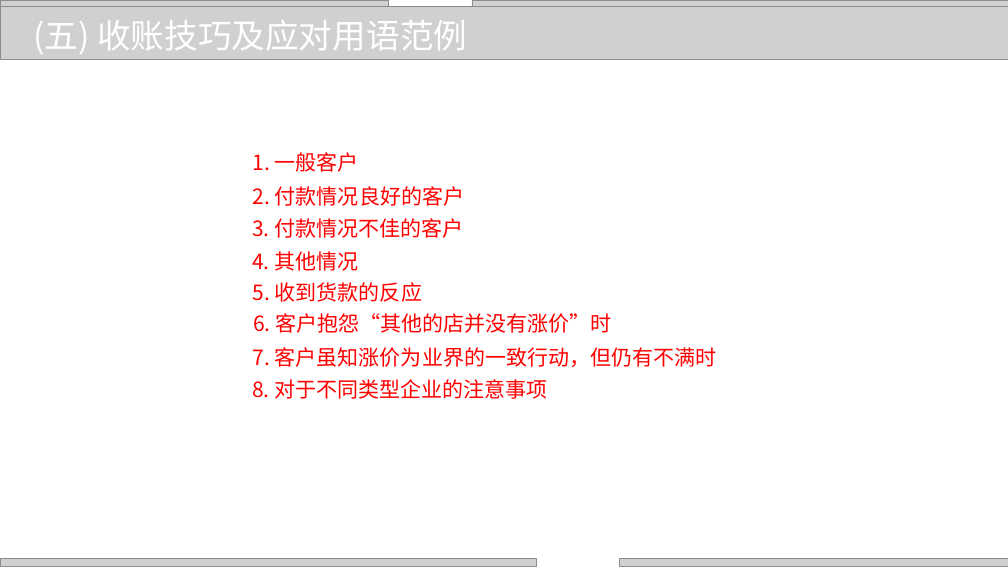
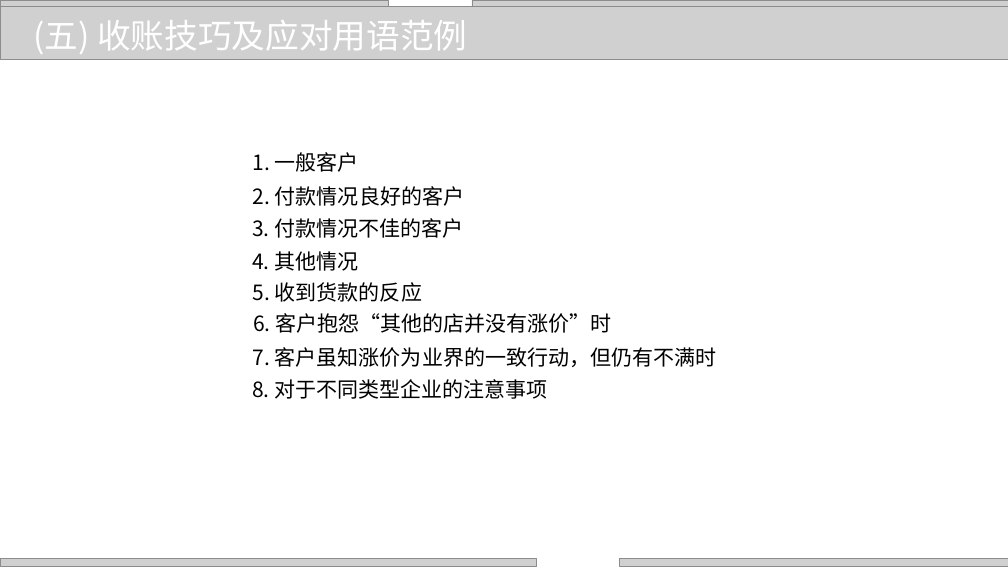
Before and after one commit to zhangjianzhang/internet_credit, a slide deck: slide 36 of files/slides/lecture_11.pptx. Drawn at 1008x567 pixels with LibreOffice and Linux fonts; fonts in the diff are those of the drawing; grey boxes stand for pictures; background and template pictures are left out. Boxes give left, top, right and bottom in pixels: in the first picture for what was removed or moved away, otherwise in the second. Text is boxed around its words. In the diff, an @@ line names an element or a change of style, - is before the commit and + after.

```diff
--- a/files/slides/lecture_11.pptx
+++ b/files/slides/lecture_11.pptx
@@ text colour #FF0000 to #000000 in 8 elements at box(253, 152, 359, 172), box(253, 186, 464, 206), box(252, 218, 463, 238), box(252, 251, 358, 271), box(253, 282, 422, 302), box(253, 347, 717, 367), box(253, 313, 612, 333), box(252, 379, 547, 399) @@
```
Also in this commit, not shown: 23 other slides changed, 5 other files.
